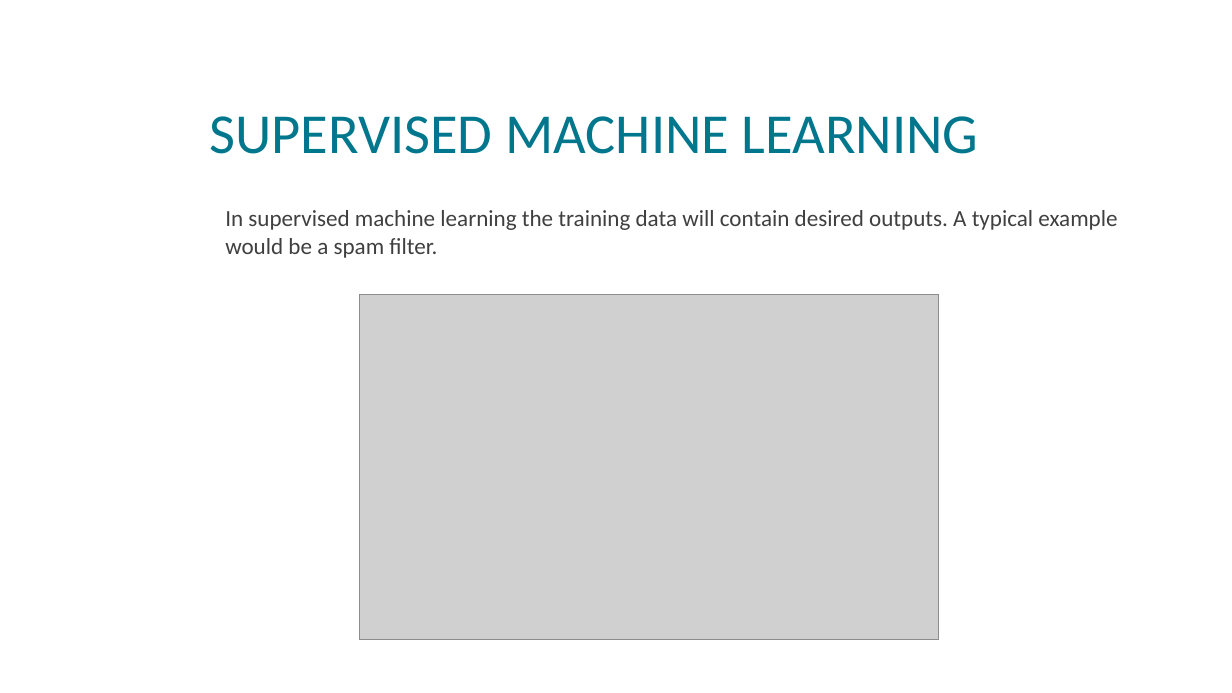
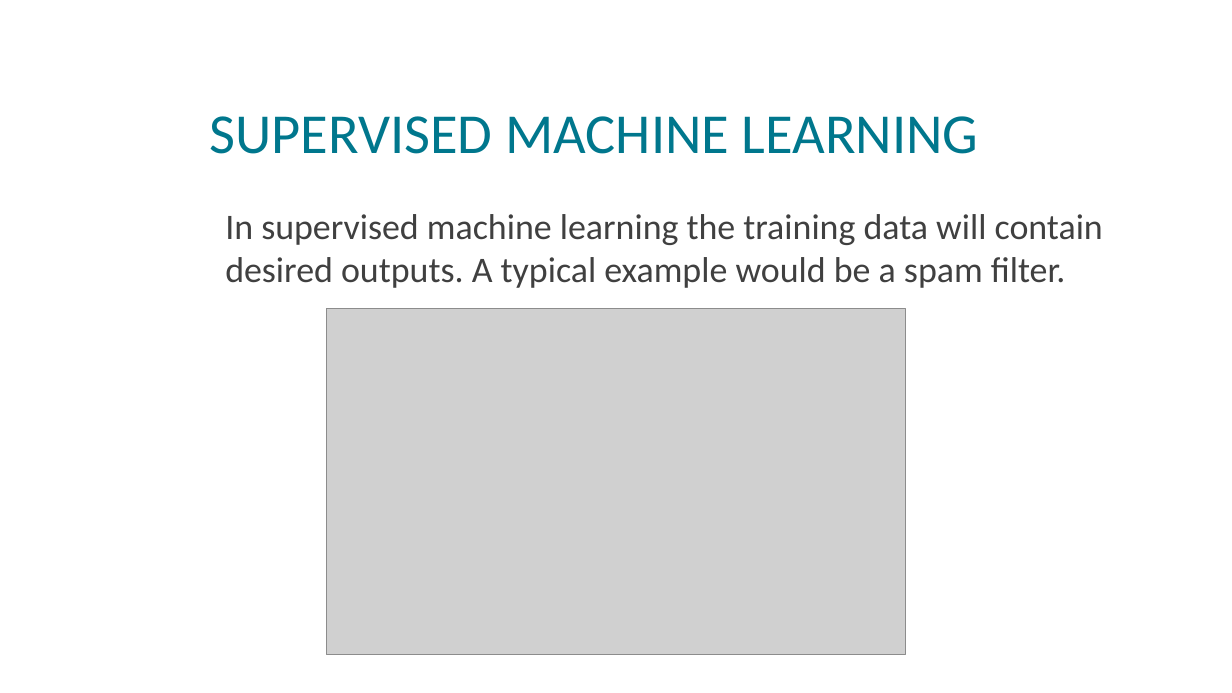
Before and after one commit to VISWESWARAN1998/machine-learning, a slide deck: slide 8 of Machine Learning.pptx. Drawn at 1232x693 pixels with LibreOffice and Linux fonts; fonts in the diff are those of the drawing; grey boxes stand for pictures; background and template pictures are left out. Boxes give left, top, right and bottom in pixels: in the first picture for what was removed or moved away, otherwise in the second. Text is boxed around its words. In the diff, an @@ line names an element or a change of style, - is before the commit and + after.

Commit message:
Presentation update

```diff
--- a/Machine Learning.pptx
+++ b/Machine Learning.pptx
@@ text "In supervised machine learning the ..." at [225, 214, 1103, 288]: size 18 to 28 pt @@
@@ picture: place and size @@
-picture at [360, 294, 939, 640]
+picture at [326, 309, 906, 654]
```
Also in this commit, not shown: 3 slides added, 2 slides removed.
